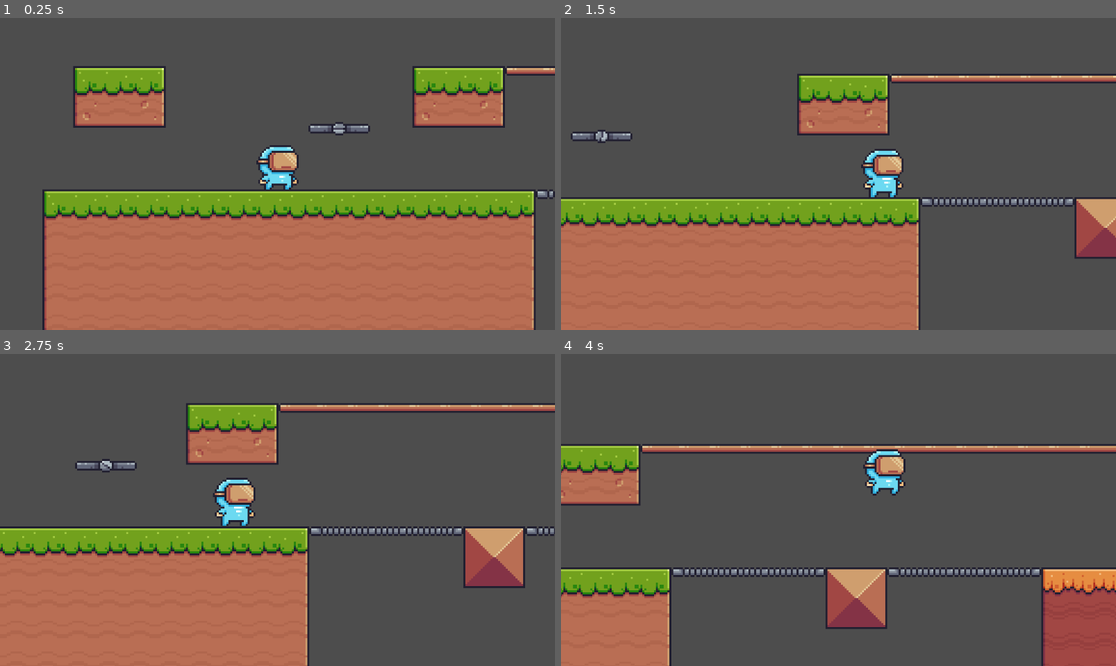
Above: before the commit, frames 1-4 (two rows, left to right).
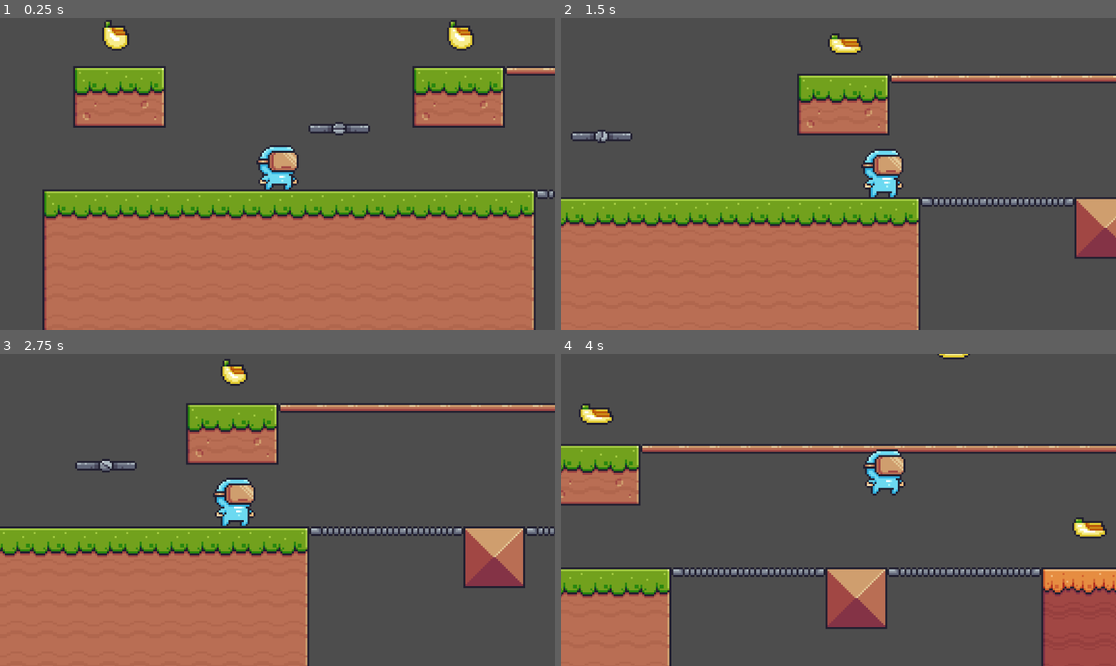
Above: after the commit, the same moments.

Repository: ManuelAmayaOrozco/2D-Test-Project-1-Manuel
Game: Godot game, scene res://scenes/game.tscn
The game is run twice, just before and just after one commit, with the same random seed, the same clock (stepped at 60 frames per second) and the same inputs.
Inputs:
- Up to frame 1 (0.25 s): no input
- Up to frame 2 (1.5 s): tap Enter (ui_accept) at 0.5, 0.77 s; hold Right (ui_right) from 0.53 s (still down)
- Up to frame 3 (2.75 s): tap Enter (ui_accept) at 1.52 s; release Right (ui_right) at 2.03 s; hold Left (ui_left) from 2.03 s (still down)
- Up to frame 4 (4 s): release Left (ui_left) at 2.78 s; hold Right (ui_right) from 2.78 s (still down); tap Enter (ui_accept) at 3.02, 3.77 s

The runs differ from the first frame. In frame 1, 0.7% of the frame differs, in the area x 18-86%, y 0-11%; in frame 2, 0.3%; in frame 3, 0.3%; in frame 4, 0.7%, in the area x 3-99%, y 0-60%.

Commit message:
Death and Bananas

Diff:
--- a/Test Project 1 Manuel/scenes/MainGuy.tscn
+++ b/Test Project 1 Manuel/scenes/MainGuy.tscn
@@ -92,6 +92,7 @@
 
 [node name="Player" type="CharacterBody2D"]
 z_index = 5
+collision_layer = 2
 script = ExtResource("1_qskxa")
 
 [node name="AnimatedSprite2D" type="AnimatedSprite2D" parent="."]
--- /dev/null
+++ b/Test Project 1 Manuel/scenes/banana.tscn
@@ -0,0 +1,150 @@
+[gd_scene load_steps=22 format=3 uid="uid://brq78ae64avhc"]
+
+[ext_resource type="Texture2D" uid="uid://dxr8cqpir4qqx" path="res://assets/Items/Fruits/Bananas.png" id="1_5lhem"]
+[ext_resource type="Script" path="res://scripts/banana.gd" id="1_t14pd"]
+
+[sub_resource type="AtlasTexture" id="AtlasTexture_m4yu6"]
+atlas = ExtResource("1_5lhem")
+region = Rect2(0, 0, 32, 32)
+
+[sub_resource type="AtlasTexture" id="AtlasTexture_7yel4"]
+atlas = ExtResource("1_5lhem")
+region = Rect2(32, 0, 32, 32)
+
+[sub_resource type="AtlasTexture" id="AtlasTexture_1ad46"]
+atlas = ExtResource("1_5lhem")
+region = Rect2(64, 0, 32, 32)
+
+[sub_resource type="AtlasTexture" id="AtlasTexture_3skge"]
+atlas = ExtResource("1_5lhem")
+region = Rect2(96, 0, 32, 32)
+
+[sub_resource type="AtlasTexture" id="AtlasTexture_xjhhx"]
+atlas = ExtResource("1_5lhem")
+region = Rect2(128, 0, 32, 32)
+
+[sub_resource type="AtlasTexture" id="AtlasTexture_lf20c"]
+atlas = ExtResource("1_5lhem")
+region = Rect2(160, 0, 32, 32)
+
+[sub_resource type="AtlasTexture" id="AtlasTexture_t74wf"]
+atlas = ExtResource("1_5lhem")
+region = Rect2(192, 0, 32, 32)
+
+[sub_resource type="AtlasTexture" id="AtlasTexture_0mv2u"]
+atlas = ExtResource("1_5lhem")
+region = Rect2(224, 0, 32, 32)
+
+[sub_resource type="AtlasTexture" id="AtlasTexture_ogn0k"]
+atlas = ExtResource("1_5lhem")
+region = Rect2(256, 0, 32, 32)
+
+[sub_resource type="AtlasTexture" id="AtlasTexture_7y8od"]
+atlas = ExtResource("1_5lhem")
+region = Rect2(288, 0, 32, 32)
+
+[sub_resource type="AtlasTexture" id="AtlasTexture_4bmst"]
+atlas = ExtResource("1_5lhem")
+region = Rect2(320, 0, 32, 32)
+
+[sub_resource type="AtlasTexture" id="AtlasTexture_xuo0h"]
+atlas = ExtResource("1_5lhem")
+region = Rect2(352, 0, 32, 32)
+
+[sub_resource type="AtlasTexture" id="AtlasTexture_6qhhv"]
+atlas = ExtResource("1_5lhem")
+region = Rect2(384, 0, 32, 32)
+
+[sub_resource type="AtlasTexture" id="AtlasTexture_ypgou"]
+atlas = ExtResource("1_5lhem")
+region = Rect2(416, 0, 32, 32)
+
+[sub_resource type="AtlasTexture" id="AtlasTexture_phmdx"]
+atlas = ExtResource("1_5lhem")
+region = Rect2(448, 0, 32, 32)
+
+[sub_resource type="AtlasTexture" id="AtlasTexture_7euu6"]
+atlas = ExtResource("1_5lhem")
+region = Rect2(480, 0, 32, 32)
+
+[sub_resource type="AtlasTexture" id="AtlasTexture_ksi6o"]
+atlas = ExtResource("1_5lhem")
+region = Rect2(512, 0, 32, 32)
+
+[sub_resource type="SpriteFrames" id="SpriteFrames_c1igf"]
+animations = [{
+"frames": [{
+"duration": 1.0,
+"texture": SubResource("AtlasTexture_m4yu6")
+}, {
+"duration": 1.0,
+"texture": SubResource("AtlasTexture_7yel4")
+}, {
+"duration": 1.0,
+"texture": SubResource("AtlasTexture_1ad46")
+}, {
+"duration": 1.0,
+"texture": SubResource("AtlasTexture_3skge")
+}, {
+"duration": 1.0,
+"texture": SubResource("AtlasTexture_xjhhx")
+}, {
+"duration": 1.0,
+"texture": SubResource("AtlasTexture_lf20c")
+}, {
+"duration": 1.0,
+"texture": SubResource("AtlasTexture_t74wf")
+}, {
+"duration": 1.0,
+"texture": SubResource("AtlasTexture_0mv2u")
+}, {
+"duration": 1.0,
+"texture": SubResource("AtlasTexture_ogn0k")
+}, {
+"duration": 1.0,
+"texture": SubResource("AtlasTexture_7y8od")
+}, {
+"duration": 1.0,
+"texture": SubResource("AtlasTexture_4bmst")
+}, {
+"duration": 1.0,
+"texture": SubResource("AtlasTexture_xuo0h")
+}, {
+"duration": 1.0,
+"texture": SubResource("AtlasTexture_6qhhv")
+}, {
+"duration": 1.0,
+"texture": SubResource("AtlasTexture_ypgou")
+}, {
+"duration": 1.0,
+"texture": SubResource("AtlasTexture_phmdx")
+}, {
+"duration": 1.0,
+"texture": SubResource("AtlasTexture_7euu6")
+}, {
+"duration": 1.0,
+"texture": SubResource("AtlasTexture_ksi6o")
+}],
+"loop": true,
+"name": &"idle",
+"speed": 20.0
+}]
+
+[sub_resource type="CircleShape2D" id="CircleShape2D_ltsr8"]
+radius = 8.0
+
+[node name="Banana" type="Area2D"]
+collision_mask = 2
+script = ExtResource("1_t14pd")
+
+[node name="AnimatedSprite2D" type="AnimatedSprite2D" parent="."]
+sprite_frames = SubResource("SpriteFrames_c1igf")
+animation = &"idle"
+autoplay = "idle"
+frame_progress = 0.201927
+
+[node name="CollisionShape2D" type="CollisionShape2D" parent="."]
+position = Vector2(0, -1)
+shape = SubResource("CircleShape2D_ltsr8")
+
+[connection signal="body_entered" from="." to="." method="_on_body_entered"]
--- a/Test Project 1 Manuel/scenes/game.tscn
+++ b/Test Project 1 Manuel/scenes/game.tscn
@@ -1,8 +1,10 @@
-[gd_scene load_steps=9 format=3 uid="uid://2ptb0mp7lq42"]
+[gd_scene load_steps=12 format=3 uid="uid://2ptb0mp7lq42"]
 
 [ext_resource type="Texture2D" uid="uid://bwu1syj7sq6tx" path="res://assets/Terrain/Terrain (16x16).png" id="1_1v0eo"]
 [ext_resource type="PackedScene" uid="uid://brci122yfy145" path="res://scenes/MainGuy.tscn" id="1_rw1xu"]
 [ext_resource type="PackedScene" uid="uid://dwyxwkwpnya87" path="res://scenes/platform.tscn" id="3_shm5x"]
+[ext_resource type="PackedScene" uid="uid://brq78ae64avhc" path="res://scenes/banana.tscn" id="4_uh73y"]
+[ext_resource type="PackedScene" uid="uid://b8k3vr0b27drw" path="res://scenes/killzone.tscn" id="5_iqr02"]
 
 [sub_resource type="TileSetAtlasSource" id="TileSetAtlasSource_eduvm"]
 texture = ExtResource("1_1v0eo")
@@ -625,6 +627,9 @@
 "move": SubResource("Animation_jpnt0")
 }
 
+[sub_resource type="WorldBoundaryShape2D" id="WorldBoundaryShape2D_5v7ns"]
+distance = -1.0
+
 [node name="Game" type="Node2D"]
 
 [node name="TileMap" type="TileMap" parent="."]
@@ -638,6 +643,7 @@
 [node name="Camera2D" type="Camera2D" parent="Player"]
 position = Vector2(0, -9)
 zoom = Vector2(4, 4)
+limit_bottom = 80
 position_smoothing_enabled = true
 
 [node name="Platform" parent="." instance=ExtResource("3_shm5x")]
@@ -648,3 +654,25 @@
 "": SubResource("AnimationLibrary_5ap67")
 }
 autoplay = "move"
+
+[node name="Banana" parent="." instance=ExtResource("4_uh73y")]
+position = Vector2(-74, -79)
+
+[node name="Banana2" parent="." instance=ExtResource("4_uh73y")]
+position = Vector2(105, -79)
+
+[node name="Banana3" parent="." instance=ExtResource("4_uh73y")]
+position = Vector2(361, -20)
+
+[node name="Banana4" parent="." instance=ExtResource("4_uh73y")]
+position = Vector2(478, -82)
+
+[node name="Banana5" parent="." instance=ExtResource("4_uh73y")]
+position = Vector2(290, -113)
+
+[node name="Killzone" parent="." instance=ExtResource("5_iqr02")]
+position = Vector2(248, 81)
+
+[node name="CollisionShape2D" type="CollisionShape2D" parent="Killzone"]
+position = Vector2(-328, -1)
+shape = SubResource("WorldBoundaryShape2D_5v7ns")
--- /dev/null
+++ b/Test Project 1 Manuel/scenes/killzone.tscn
@@ -0,0 +1,14 @@
+[gd_scene load_steps=2 format=3 uid="uid://b8k3vr0b27drw"]
+
+[ext_resource type="Script" path="res://scripts/killzone.gd" id="1_8q863"]
+
+[node name="Killzone" type="Area2D"]
+collision_mask = 2
+script = ExtResource("1_8q863")
+
+[node name="Timer" type="Timer" parent="."]
+wait_time = 0.6
+one_shot = true
+
+[connection signal="body_entered" from="." to="." method="_on_body_entered"]
+[connection signal="timeout" from="Timer" to="." method="_on_timer_timeout"]
--- /dev/null
+++ b/Test Project 1 Manuel/scripts/banana.gd
@@ -0,0 +1,7 @@
+extends Area2D
+
+
+
+func _on_body_entered(body):
+	print("POTASSIUM")
+	queue_free()
--- /dev/null
+++ b/Test Project 1 Manuel/scripts/killzone.gd
@@ -0,0 +1,10 @@
+extends Area2D
+
+@onready var timer = $Timer
+
+func _on_body_entered(body):
+	print("Oops you are dead")
+	timer.start()
+
+func _on_timer_timeout():
+	get_tree().reload_current_scene()
